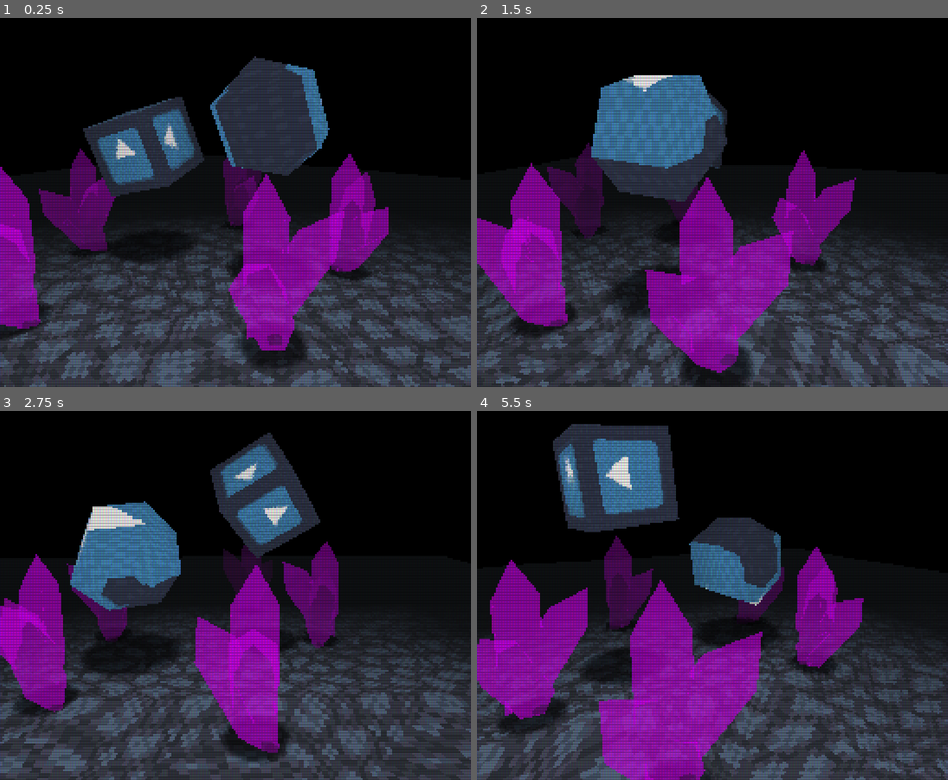
Above: before the commit, frames 1-4 (two rows, left to right).
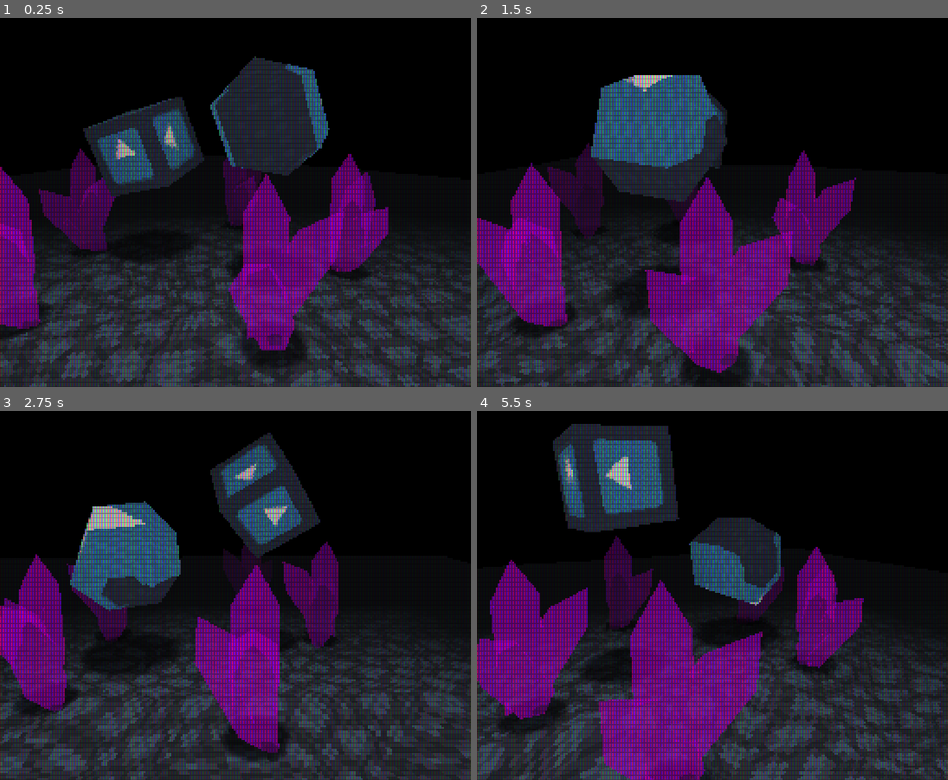
Above: after the commit, the same moments.

Repository: MenacingMecha/godot-psx-style-demo
Game: Godot game, scene res://post_process_viewport.tscn
Same seed, same stepped clock (60 frames per second), same inputs: the game is played once before the commit and once after it. The engine's default icon, where the game draws it, is replaced by a stand-in: a white triangle on a blue panel in a dark square.
Inputs:
- Up to frame 1 (0.25 s): no input
- Up to frame 2 (1.5 s): no input
- Up to frame 3 (2.75 s): no input
- Up to frame 4 (5.5 s): no input

The runs differ from the first frame. In frame 1, 40% of the frame differs, in the area x 0-100%, y 10-100%; in frame 2, 41%; in frame 3, 40%; in frame 4, 43%, in the area x 0-100%, y 3-100%.

Commit message:
Optimized lcd_post_process.shader

Diff:
--- a/crystal.tres
+++ b/crystal.tres
@@ -1,6 +1,6 @@
 [gd_resource type="ShaderMaterial" load_steps=2 format=2]
 
-[ext_resource path="res://Shaders/psx_lit_transparent.shader" type="Shader" id=1]
+[ext_resource path="res://shaders/psx_lit_transparent.shader" type="Shader" id=1]
 
 [resource]
 shader = ExtResource( 1 )
--- a/floor.tres
+++ b/floor.tres
@@ -1,6 +1,6 @@
 [gd_resource type="ShaderMaterial" load_steps=3 format=2]
 
-[ext_resource path="res://Shaders/psx_lit.shader" type="Shader" id=1]
+[ext_resource path="res://shaders/psx_lit.shader" type="Shader" id=1]
 [ext_resource path="res://floor.png" type="Texture" id=2]
 
 [resource]
--- a/object_mat.tres
+++ b/object_mat.tres
@@ -1,6 +1,6 @@
 [gd_resource type="ShaderMaterial" load_steps=3 format=2]
 
-[ext_resource path="res://Shaders/psx_lit.shader" type="Shader" id=1]
+[ext_resource path="res://shaders/psx_lit.shader" type="Shader" id=1]
 [ext_resource path="res://icon.png" type="Texture" id=2]
 
 [resource]
--- a/post_process_viewport.tscn
+++ b/post_process_viewport.tscn
@@ -1,12 +1,12 @@
 [gd_scene load_steps=4 format=2]
 
-[ext_resource path="res://Shaders/lcd_post_process.shader" type="Shader" id=1]
+[ext_resource path="res://shaders/lcd_post_process.shader" type="Shader" id=1]
 [ext_resource path="res://world.tscn" type="PackedScene" id=2]
 
 [sub_resource type="ShaderMaterial" id=1]
 shader = ExtResource( 1 )
-shader_param/rgb_intensity = 0.3
-shader_param/scanline_intensity = 0.0
+shader_param/opacity = 0.5
+shader_param/scanline_gap = 5
 
 [node name="ViewportContainer" type="ViewportContainer"]
 material = SubResource( 1 )
--- a/shaders/lcd_post_process.shader
+++ b/shaders/lcd_post_process.shader
@@ -1,29 +1,35 @@
 shader_type canvas_item;
 
-uniform float rgb_intensity = 1;
-uniform float scanline_intensity = 0.25;
+uniform float opacity = 0.5;
+uniform int scanline_gap = 5;
+
+// http://theorangeduck.com/page/avoiding-shader-conditionals
+float when_eq(int x, int y)
+{
+    return 1.0 - abs(sign(float(x) - float(y)));
+}
+
+vec4 lcdColor(int pos_x, int pos_y)
+{
+    vec4 lcdColor = vec4(1);
+    // Change every 1st, 2nd, and 3rd vertical strip to RGB respectively
+	// if (px == 1) lcdColor.r = 1.0;
+    // else if (px == 2) lcdColor.g = 1.0;
+    // else lcdColor.b = 1.0;
+    lcdColor.r = lcdColor.r * when_eq(pos_x, 0);
+    lcdColor.g = lcdColor.g * when_eq(pos_x, 1);
+    lcdColor.b = lcdColor.b * when_eq(pos_x, 2);
+
+    // Darken every 3rd horizontal strip for scanline
+    // if (int(mod(FRAGCOORD.y,3.0)) == 0) lcdColor.rgb = vec3(0);
+    lcdColor.rgb = lcdColor.rgb * vec3(1.0 - when_eq(pos_y, 0));
+
+    return lcdColor;
+}
 
 void fragment()
 {
-    // Get pos relative to 0-1 screen space
-    vec2 uv = FRAGCOORD.xy / (1.0 / SCREEN_PIXEL_SIZE);
-
-    // Map texture to 0-1 space
-    vec4 texColor = texture(TEXTURE,uv);
-
-    // Default lcd colour (affects brightness)
-    float pb = 0.4;
-    vec4 lcdColor = vec4(pb,pb,pb,1.0);
-
-    // Change every 1st, 2nd, and 3rd vertical strip to RGB respectively
-    int px = int(mod(FRAGCOORD.x,3.0));
-	if (px == 1) lcdColor.r = 1.0;
-    else if (px == 2) lcdColor.g = 1.0;
-    else lcdColor.b = 1.0;
-
-    // Darken every 3rd horizontal strip for scanline
-    float sclV = 0.25;
-    if (int(mod(FRAGCOORD.y,3.0)) == 0) lcdColor.rgb = vec3(scanline_intensity);
-
-    COLOR = texColor * mix(vec4(1), lcdColor, rgb_intensity);
+    int pos_x = int(mod(FRAGCOORD.x, 3.0));
+    int pos_y = int(mod(FRAGCOORD.y, float(scanline_gap)));
+    COLOR = texture(TEXTURE,UV) * mix(vec4(1), lcdColor(pos_x, pos_y), opacity);
 }
--- a/shadow.tres
+++ b/shadow.tres
@@ -1,7 +1,8 @@
 [gd_resource type="ShaderMaterial" load_steps=3 format=2]
 
-[ext_resource path="res://Shaders/psx_lit_transparent.shader" type="Shader" id=1]
+[ext_resource path="res://shaders/psx_lit_transparent.shader" type="Shader" id=1]
 [ext_resource path="res://shadow.png" type="Texture" id=2]
+
 
 
 
